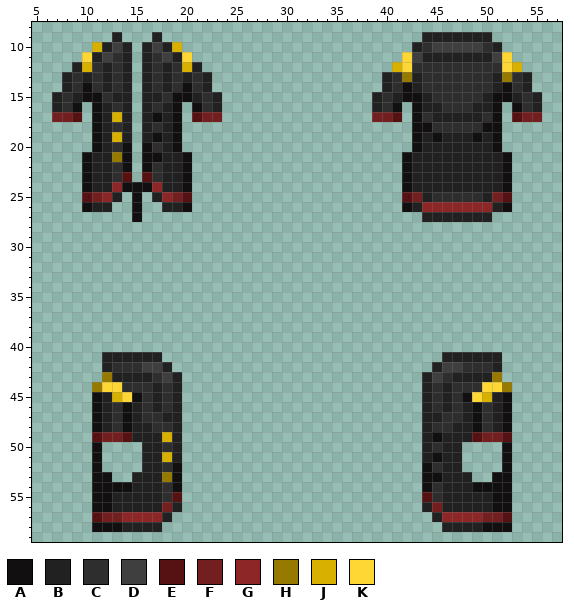
A pixel-art sprite gets an edit: Resources/Textures/_NF/Clothing/OuterClothing/Coats/bounty_hunter_coat.rsi/equipped-OUTERCLOTHING.png. The first picture shows the starting point.
The file is 64x64 pixels. Shown: x 5..57, y 8..59.
Palette (. is transparent): A #110f0f  B #212121  C #2e2e2e  D #3f3f3f  E #561212  F #741f1f  G #8d2727  H #967a00  J #d7b000  K #ffd735
Pixels before, first column x 7:
 9 ......B...B..........................BBBBBBB.....
10 ....JBDB.BDBJ.......................BCDDDDDCB....
11 ...KBDCB.BCDBK.....................KDBBBBBBBDK...
12 ..BJCBCB.BCBCJB...................JKCCCCCCCCCKJ..
13 .BCBCBCB.BCBCBCB.................BCHBCCCCCCCBHCB.
14 .BCACBCB.BCBCACB.................BCABCCCCCCCBACB.
15 BCBAACBB.BBCAABCB...............BCBAABCCCCCBAABCB
16 BCA.ABCB.BCBA.ACB...............BCA.ABBCCCBBA.ACB
17 FFE.ABJB.BABA.EFF...............FFE.ACBBBBBCA.EFF
18 ....ABCB.BCBA.......................AACCCCCAA....
19 ....ABJB.BABA.......................ABABBBABA....
20 ....ABCA.ACBA.......................ABBBBBBBA....
21 ...ABBHA.AABBA.....................ABBBBBBBBBA...
22 ...ABBCA.ACBBA.....................ABBBBBBBBBA...
23 ...ABBCE.ECBBA.....................ABBBBBBBBBA...
24 ...ABBGAAAGBBA.....................ABBBBBBBBBA...
25 ...EFGB.A.BGFE.....................EFBCCCCCBFE...
26 ...ABB..A..BBA.....................ABGGGGGGGBA...
27 ........A............................BBBBBBB.....
28 .................................................
29 .................................................
30 .................................................
31 .................................................
32 .................................................
33 .................................................
34 .................................................
35 .................................................
36 .................................................
37 .................................................
38 .................................................
39 .................................................
40 .................................................
41 .....BBBBBB............................BBBBBB....
42 .....BCCCDDB..........................BDDCCCB....
43 .....HBBBBCDB........................BDCBBBBH....
44 ....HKKCCCBCB........................BCBCCCKKH...
45 ....ABJKACBCB........................BCBCAKJBA...
46 ....ABCABCBCB........................BCBCBACBA...
47 ....ABCABCCBB........................BBCCBACBA...
48 ....ABCABBCCB........................BCCBBACBA...
49 ....EFFEBBBJB........................BABBBEFFE...
50 ....A....BBCB........................BCBB....A...
51 ....A....BBJB........................BABB....A...
52 ....A....BBCA........................ACBB....A...
53 ....AA..BBBHA........................AABBB..AA...
54 ....AAAABBBCA........................ACBBBAAAA...
55 ....AABBBBBCE........................ECBBBBBAA...
56 ....AABBBBBFB........................BFBBBBBAA...
57 ....EFFGGGGB..........................BGGGGFFE...
58 ....AAABBBB............................BBBBAAA...
After the commit:
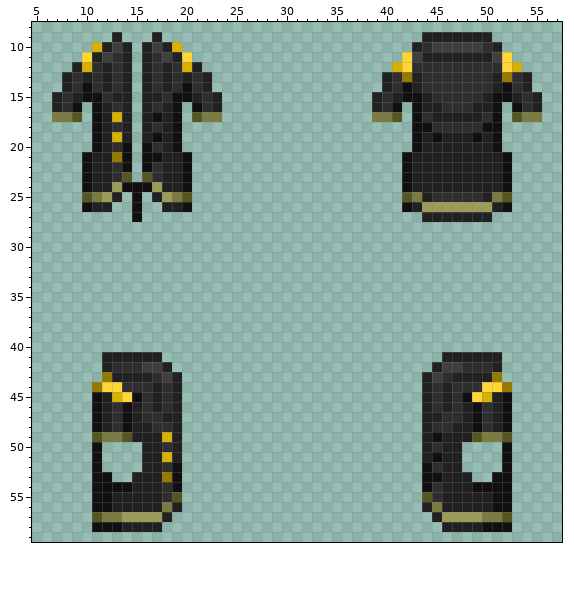
What changed:
colour E: #561212 -> #565622
colour F: #741f1f -> #7b7b3f
colour G: #8d2727 -> #9c9c5a
